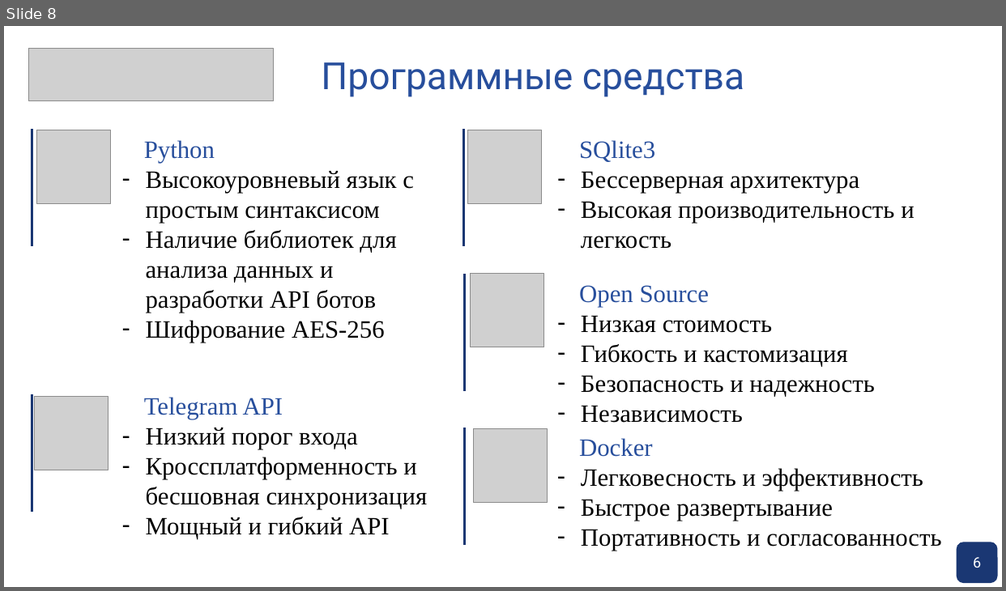
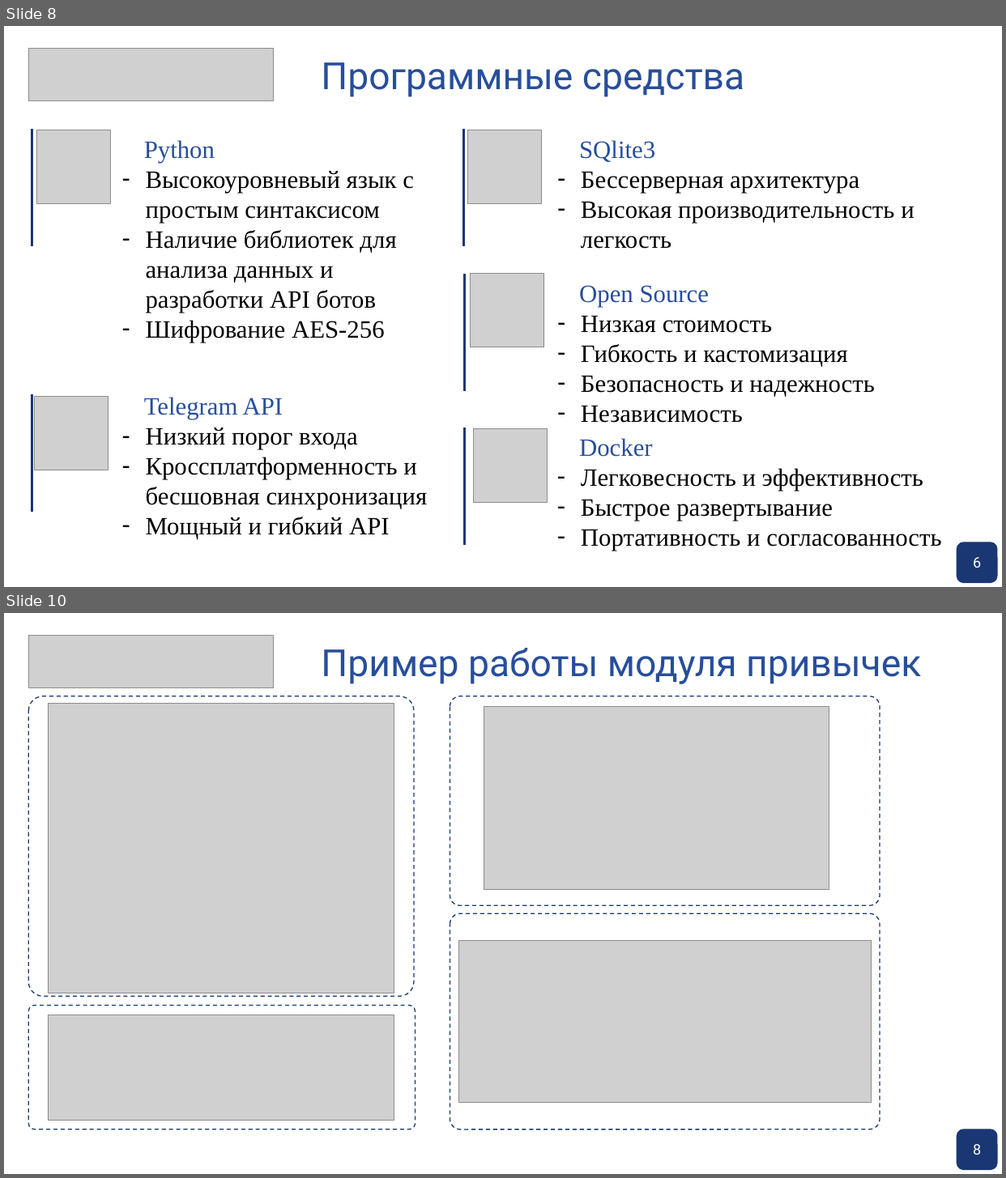
Before and after one commit to pagamov/pagamov_bot, a slide deck: docs/Презентация Гамов 04.06.pptx. Shown one above the other, each under a label of ours: slide 8 before the commit, slides 8 and 10 after it; the slides between them are not shown. The pictures are 1006x591 and 1006x1178 pixels, drawn with LibreOffice and Linux fonts; fonts in the diff are those of the drawing; grey boxes stand for pictures; background and template pictures are left out. Boxes give left, top, right and bottom in pixels: in the first picture for what was removed or moved away, otherwise in the second. Text is boxed around its words. In the diff, an @@ line names an element or a change of style, - is before the commit and + after.

```diff
--- a/docs/Презентация Гамов 04.06.pptx
+++ b/docs/Презентация Гамов 04.06.pptx
@@ slide 10 added at (x1=4, y1=613, x2=1002, y2=1174), background picture (left out) @@
@@ picture added at (x1=28, y1=636, x2=274, y2=688) @@
@@ text added at (x1=321, y1=648, x2=921, y2=684), 36 pt, text #274E9C @@
+Пример работы модуля привычек
@@ rounded rectangle added at (x1=28, y1=696, x2=414, y2=996), outline #1A3773 1 pt dashed @@
@@ picture added at (x1=49, y1=704, x2=394, y2=994) @@
@@ rounded rectangle added at (x1=450, y1=696, x2=880, y2=905), outline #1A3773 1 pt dashed @@
@@ picture added at (x1=484, y1=707, x2=829, y2=890) @@
@@ rounded rectangle added at (x1=450, y1=914, x2=880, y2=1131), outline #1A3773 1 pt dashed @@
@@ picture added at (x1=458, y1=941, x2=871, y2=1102) @@
@@ rounded rectangle added at (x1=28, y1=1005, x2=415, y2=1130), outline #1A3773 1 pt dashed @@
@@ picture added at (x1=49, y1=1015, x2=394, y2=1121) @@
@@ rounded rectangle added at (x1=957, y1=1130, x2=997, y2=1170), fill #1A3773, outline #1A3773 1 pt @@
@@ text added at (x1=973, y1=1144, x2=981, y2=1155), 14 pt, text #FFFFFF @@
+8
```
Also in this commit, not shown: 10 slides changed, 4 other slides added, 8 other files.
